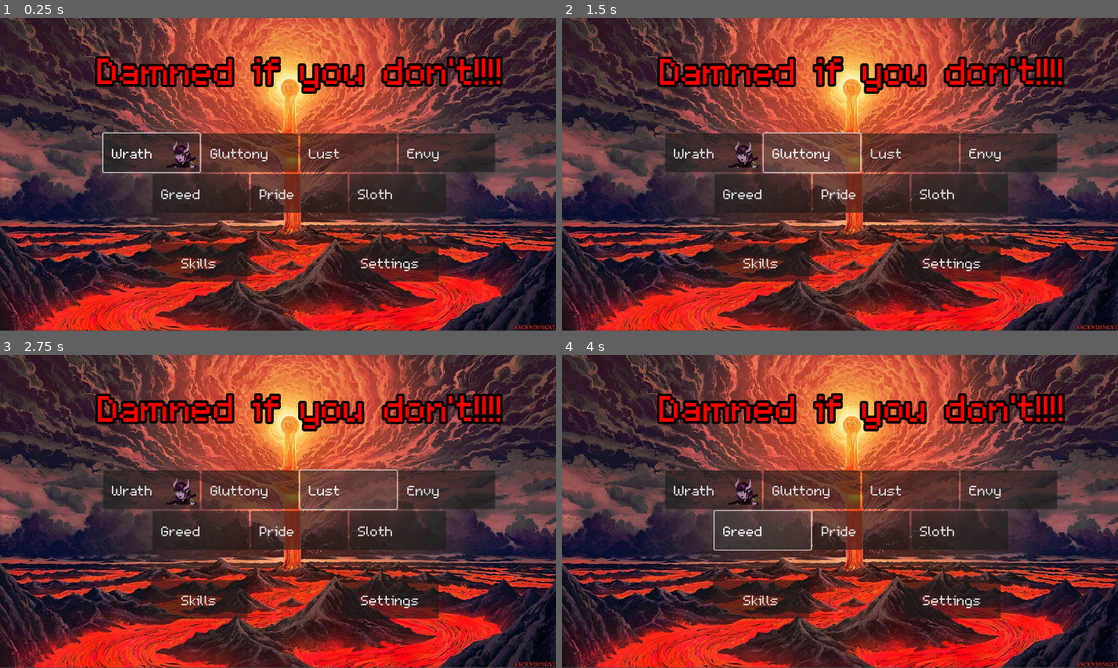
Above: before the commit, frames 1-4 (two rows, left to right).
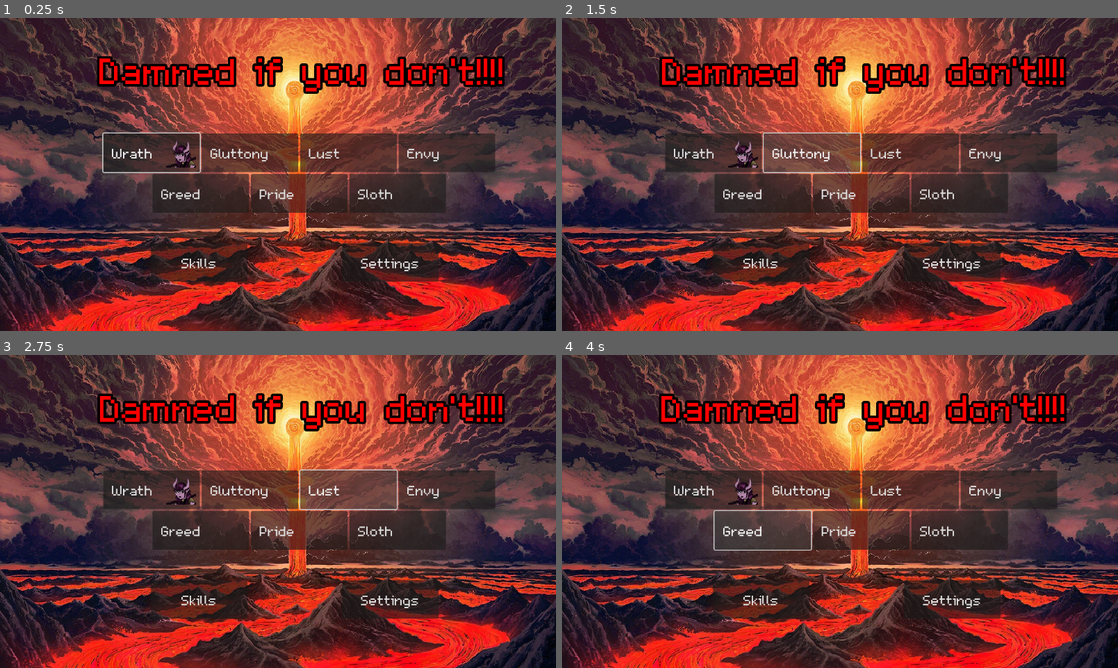
Above: after the commit, the same moments.

Repository: AyaPK/jingle-jam-2025
Game: Godot game, scene res://scenes/main_menu.tscn
Same seed, same stepped clock (60 frames per second), same inputs: the game is played once before the commit and once after it.
Inputs:
- Up to frame 1 (0.25 s): no input
- Up to frame 2 (1.5 s): click "Wrath" at 0.5 s; click "Gluttony" at 1.25 s
- Up to frame 3 (2.75 s): click "Lust" at 2 s
- Up to frame 4 (4 s): click "Envy" at 2.75 s; click "Greed" at 3.5 s

The runs differ from the first frame. In frame 1, 43% of the frame differs, in the area x 0-100%, y 0-100%; in frame 2, 43%; in frame 3, 43%; in frame 4, 44%.

Commit message:
Implements basic dialog system

Diff:
--- a/00_autoloads/00_signal_bus.gd
+++ b/00_autoloads/00_signal_bus.gd
@@ -2,3 +2,7 @@
 
 signal signal1
 signal signal2
+
+signal dialog_started
+signal dialog_finished
+signal dialog_line_started(text: String)
--- a/project.godot
+++ b/project.godot
@@ -21,6 +21,7 @@
 PlayerManager="*res://00_autoloads/00_player_manager.gd"
 BattleManager="*res://00_autoloads/00_battle_manager.gd"
 GameStateManager="*res://00_autoloads/00_game_state_manager.gd"
+DialogPanel="*res://scenes/dialog_panel.tscn"
 
 [display]
 
--- /dev/null
+++ b/scenes/dialog_panel.tscn
@@ -0,0 +1,32 @@
+[gd_scene load_steps=5 format=3 uid="uid://jur7qo1bbma2"]
+
+[ext_resource type="Texture2D" uid="uid://ds5u8i5fpu1h" path="res://assets/art/Border_filled.png" id="1_ainys"]
+[ext_resource type="Script" uid="uid://dclldfpru0r0v" path="res://scripts/dialog_panel.gd" id="1_rbol1"]
+[ext_resource type="FontFile" uid="uid://hr5hln5rimjr" path="res://assets/fonts/m5x7.ttf" id="3_u10g5"]
+
+[sub_resource type="StyleBoxTexture" id="StyleBoxTexture_ainys"]
+texture = ExtResource("1_ainys")
+texture_margin_left = 16.0
+texture_margin_top = 16.0
+texture_margin_right = 16.0
+texture_margin_bottom = 16.0
+
+[node name="DialogPanel" type="Node2D"]
+z_index = 5
+script = ExtResource("1_rbol1")
+
+[node name="CanvasLayer" type="CanvasLayer" parent="."]
+layer = 4
+
+[node name="TextureRect" type="PanelContainer" parent="CanvasLayer"]
+offset_left = 44.0
+offset_top = 488.0
+offset_right = 1109.0
+offset_bottom = 618.0
+theme_override_styles/panel = SubResource("StyleBoxTexture_ainys")
+
+[node name="Label" type="RichTextLabel" parent="CanvasLayer/TextureRect"]
+layout_mode = 2
+theme_override_fonts/normal_font = ExtResource("3_u10g5")
+theme_override_font_sizes/normal_font_size = 34
+text = "This is some text!"
--- a/scenes/main_menu.tscn
+++ b/scenes/main_menu.tscn
@@ -3,7 +3,7 @@
 [ext_resource type="Script" uid="uid://p76dtda487i8" path="res://scripts/main_menu.gd" id="1_l6cm7"]
 [ext_resource type="Texture2D" uid="uid://dxw33gvq1ji3b" path="res://assets/art/hell.webp" id="2_8ln24"]
 [ext_resource type="PackedScene" uid="uid://8jvy4ghanp55" path="res://scenes/demon_button.tscn" id="2_ekxnf"]
-[ext_resource type="PackedScene" uid="uid://bnjgrcycgkw7" path="res://scenes/MenuButton.tscn" id="3_bqqt6"]
+[ext_resource type="PackedScene" uid="uid://bnjgrcycgkw7" path="res://scenes/menu_button.tscn" id="3_bqqt6"]
 [ext_resource type="Resource" uid="uid://g2p05lkbrlkw" path="res://resources/wrath.tres" id="4_rtw2f"]
 [ext_resource type="FontFile" uid="uid://hr5hln5rimjr" path="res://assets/fonts/m5x7.ttf" id="4_wu84c"]
 [ext_resource type="Resource" uid="uid://npmijm0pstk6" path="res://resources/gluttony.tres" id="5_oa1go"]
@@ -19,8 +19,8 @@
 [node name="CanvasLayer" type="CanvasLayer" parent="."]
 
 [node name="TextureRect" type="TextureRect" parent="CanvasLayer"]
-offset_right = 1154.0
-offset_bottom = 647.0
+offset_right = 1221.0
+offset_bottom = 666.0
 texture = ExtResource("2_8ln24")
 
 [node name="HFlowContainer" type="HFlowContainer" parent="CanvasLayer"]
@@ -94,9 +94,9 @@
 text = "Settings"
 
 [node name="RichTextLabel" type="RichTextLabel" parent="CanvasLayer"]
-offset_left = 165.0
+offset_left = 169.0
 offset_top = 58.0
-offset_right = 1308.0
+offset_right = 1058.0
 offset_bottom = 182.0
 theme_override_colors/font_outline_color = Color(0, 0, 0, 1)
 theme_override_constants/outline_size = 20
--- /dev/null
+++ b/scripts/dialog_panel.gd
@@ -0,0 +1,67 @@
+extends Node2D
+
+var text_queue: Array[String] = []
+var current_text: String = ""
+
+var reveal_speed: float = 150.0
+var _revealed_chars: int = 0
+var _is_revealing: bool = false
+
+@onready var canvas_layer: CanvasLayer = $CanvasLayer
+@onready var label: RichTextLabel = $CanvasLayer/TextureRect/Label
+
+func _ready() -> void:
+	label.text = ""
+	canvas_layer.hide()
+
+func push_text(text: String) -> void:
+	text_queue.append(text)
+	if not canvas_layer.visible:
+		Signals.dialog_started.emit()
+		_show_next_from_queue()
+
+func _show_next_from_queue() -> void:
+	if text_queue.is_empty():
+		current_text = ""
+		label.text = ""
+		canvas_layer.hide()
+		_is_revealing = false
+		_revealed_chars = 0
+		Signals.dialog_finished.emit()
+		return
+
+	current_text = text_queue.pop_front()
+	_revealed_chars = 0
+	_is_revealing = true
+	label.text = ""
+	canvas_layer.show()
+	Signals.dialog_line_started.emit()
+
+func _process(delta: float) -> void:
+	if _is_revealing:
+		_revealed_chars += int(reveal_speed * delta)
+		if _revealed_chars >= current_text.length():
+			_revealed_chars = current_text.length()
+			_is_revealing = false
+		label.text = current_text.substr(0, _revealed_chars)
+
+func _unhandled_input(event: InputEvent) -> void:
+	if not canvas_layer.visible:
+		return
+
+	if event.is_action_pressed("ui_accept"):
+		if _is_revealing:
+			_revealed_chars = current_text.length()
+			_is_revealing = false
+			label.text = current_text
+			return
+
+		if text_queue.is_empty():
+			current_text = ""
+			label.text = ""
+			canvas_layer.hide()
+			_is_revealing = false
+			_revealed_chars = 0
+			Signals.dialog_finished.emit()
+		else:
+			_show_next_from_queue()
--- a/scripts/main_menu.gd
+++ b/scripts/main_menu.gd
@@ -9,3 +9,21 @@
 
 	if !GameStateManager.has_any_partners:
 		partners_button.hide()
+
+func _process(_delta: float) -> void:
+	pass
+
+	### Uncomment to test things
+	#if Input.is_action_just_pressed("test"):
+		#DialogPanel.push_text(random_string(100))
+		#print("Pushed a random string to the dialog system")
+
+func random_string(length: int = 10) -> String:
+	var chars = "abcdefghijklmnopqrstuvwxyzABCDEFGHIJKLMNOPQRSTUVWXYZ0123456789"
+	var result = ""
+	var rng = RandomNumberGenerator.new()
+	rng.randomize()
+
+	for i in length:
+		result += chars[rng.randi_range(0, chars.length() - 1)]
+	return result
Binary file added: assets/art/Border_filled.png
Not shown, added: assets/art/Border_filled.png.import
Renamed: scenes/MenuButton.tscn -> scenes/menu_button.tscn
Not shown, added: scripts/dialog_panel.gd.uid
